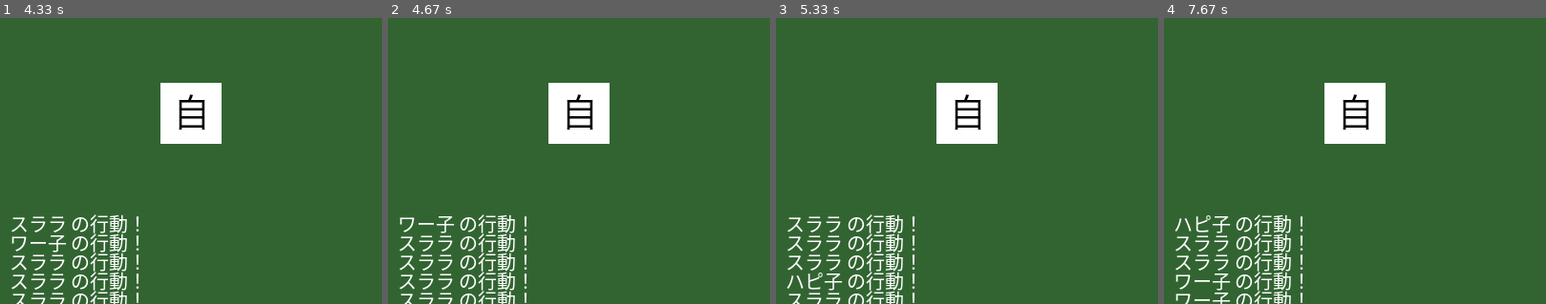
Above: before the commit, frames 1-4 (left to right).
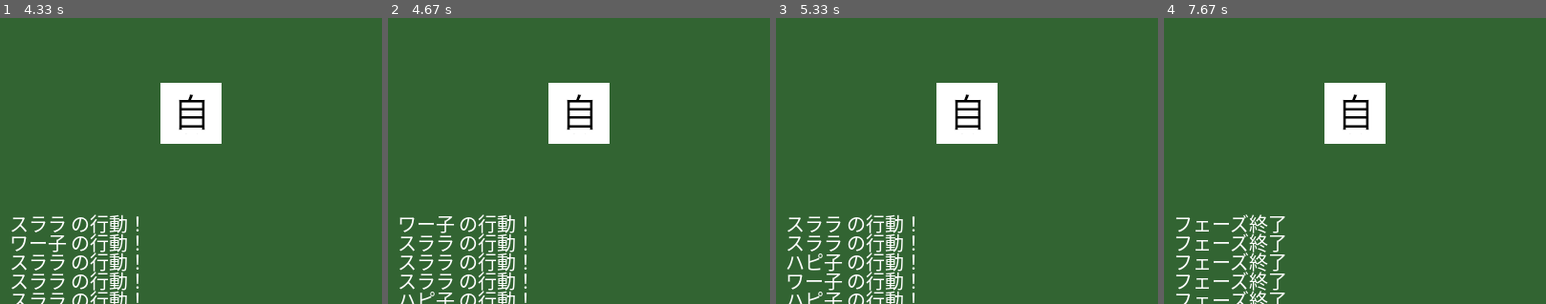
Above: after the commit, the same moments.

Repository: TakazumiHirano/pygame_fightermanaging
Game: pygame game, started from main.py
Same seed, same stepped clock (60 frames per second), same inputs: the game is played once before the commit and once after it.
Inputs (mouse positions are % of the whole screen's width and height, from its top left):
- Up to frame 1 (4.33 s): click (82, 47) at 0.38 s; press the mouse at (25, 33) at 0.7 s; move the mouse to (21, 24) at 0.8 s; release the mouse at (17, 15) at 0.93 s; press the mouse at (75, 33) at 1.03 s; move the mouse to (79, 26) at 1.13 s; release the mouse at (83, 18) at 1.27 s; press the mouse at (25, 33) at 1.37 s; move the mouse to (51, 23) at 1.47 s; release the mouse at (76, 12) at 1.6 s; press the mouse at (25, 33) at 1.7 s; move the mouse to (23, 32) at 1.8 s; release the mouse at (21, 31) at 1.93 s; press the mouse at (75, 33) at 2.03 s; move the mouse to (68, 27) at 2.13 s; release the mouse at (61, 21) at 2.27 s; press the mouse at (25, 67) at 2.37 s; move the mouse to (56, 47) at 2.47 s; release the mouse at (87, 28) at 2.6 s; press the mouse at (75, 33) at 2.7 s; move the mouse to (65, 56) at 2.8 s; release the mouse at (56, 78) at 2.93 s; press the mouse at (75, 67) at 3.03 s; move the mouse to (77, 62) at 3.13 s; release the mouse at (79, 58) at 3.27 s; press the mouse at (75, 33) at 3.37 s; move the mouse to (48, 41) at 3.47 s; release the mouse at (22, 48) at 3.6 s; click (18, 28) at 3.72 s; click (46, 37) at 4.05 s
- Up to frame 2 (4.67 s): press the mouse at (75, 33) at 4.37 s; move the mouse to (57, 49) at 4.47 s; release the mouse at (39, 64) at 4.6 s
- Up to frame 3 (5.33 s): press the mouse at (25, 67) at 4.7 s; move the mouse to (43, 77) at 4.8 s; release the mouse at (60, 87) at 4.93 s; press the mouse at (25, 67) at 5.03 s; move the mouse to (19, 76) at 5.13 s; release the mouse at (14, 85) at 5.27 s
- Up to frame 4 (7.67 s): click (62, 49) at 5.38 s; press the mouse at (75, 33) at 5.7 s; move the mouse to (57, 57) at 5.8 s; release the mouse at (39, 80) at 5.93 s; click (86, 74) at 6.05 s; press the mouse at (75, 67) at 6.37 s; move the mouse to (81, 44) at 6.47 s; release the mouse at (87, 21) at 6.6 s; press the mouse at (25, 33) at 6.7 s; move the mouse to (39, 24) at 6.8 s; release the mouse at (53, 15) at 6.93 s; click (53, 84) at 7.05 s; press the mouse at (25, 67) at 7.37 s; move the mouse to (28, 54) at 7.47 s; release the mouse at (30, 42) at 7.6 s
The pictures show only the part of the screen within x 0-50%, y 50-100%; the shares and areas given below are measured in that part.

Frame 1 is identical in both runs. In frame 2, 0.3% of the frame differs, in the area x 3-18%, y 95-100%; in frame 3, 0.9%; in frame 4, 4.1%, in the area x 2-37%, y 68-100%.

Commit message:
演算がよくみたら係数が逆だったので修正。

Diff:
--- a/src/engine/battle_engine.py
+++ b/src/engine/battle_engine.py
@@ -8,11 +8,14 @@
 
     def calculate_likelihood(self, char):
         """仕様書に基づく行動抽選率の算出"""
-        x = self.turn_counts[char] + 1 # フェーズ内での行動回数
-        n = 2 # 補正項（調整用）
+        x = 2 # 補正項（調整用）
+        n = self.turn_counts[char] + 1 # フェーズ内での行動回数
 
-        # AGI * (1/x)^(n-1)
-        likelihood = char.agi * math.pow((1/x), n - 1)
+        # 0徐算対策
+        x = max(0.1,x)
+
+        # AGI * (1/x)^n - 1 (結果切り捨て)
+        likelihood = char.agi // math.pow(x,(n-1))
         return max(0, likelihood)
 
     def select_next_actor(self):
